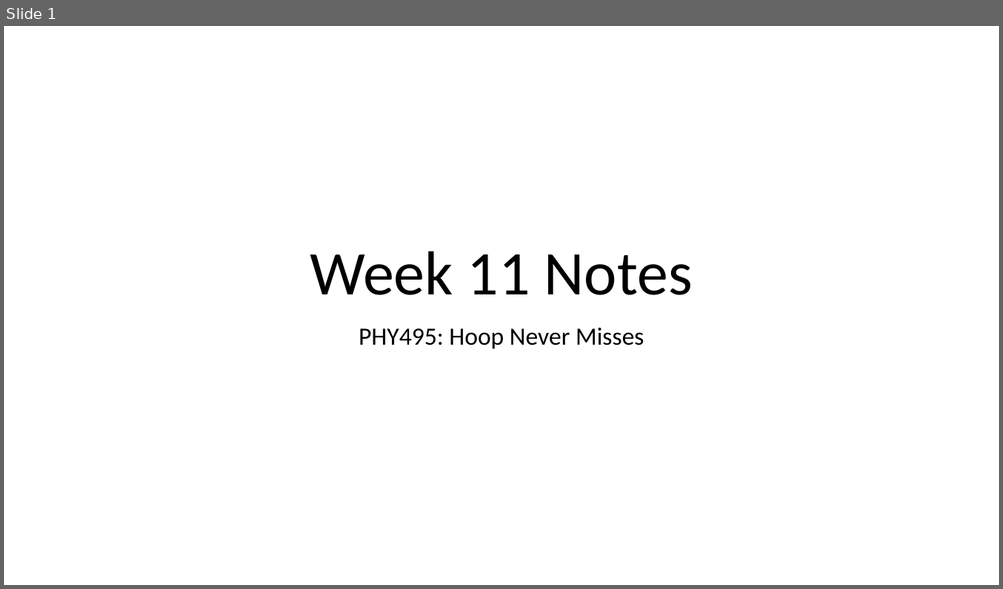
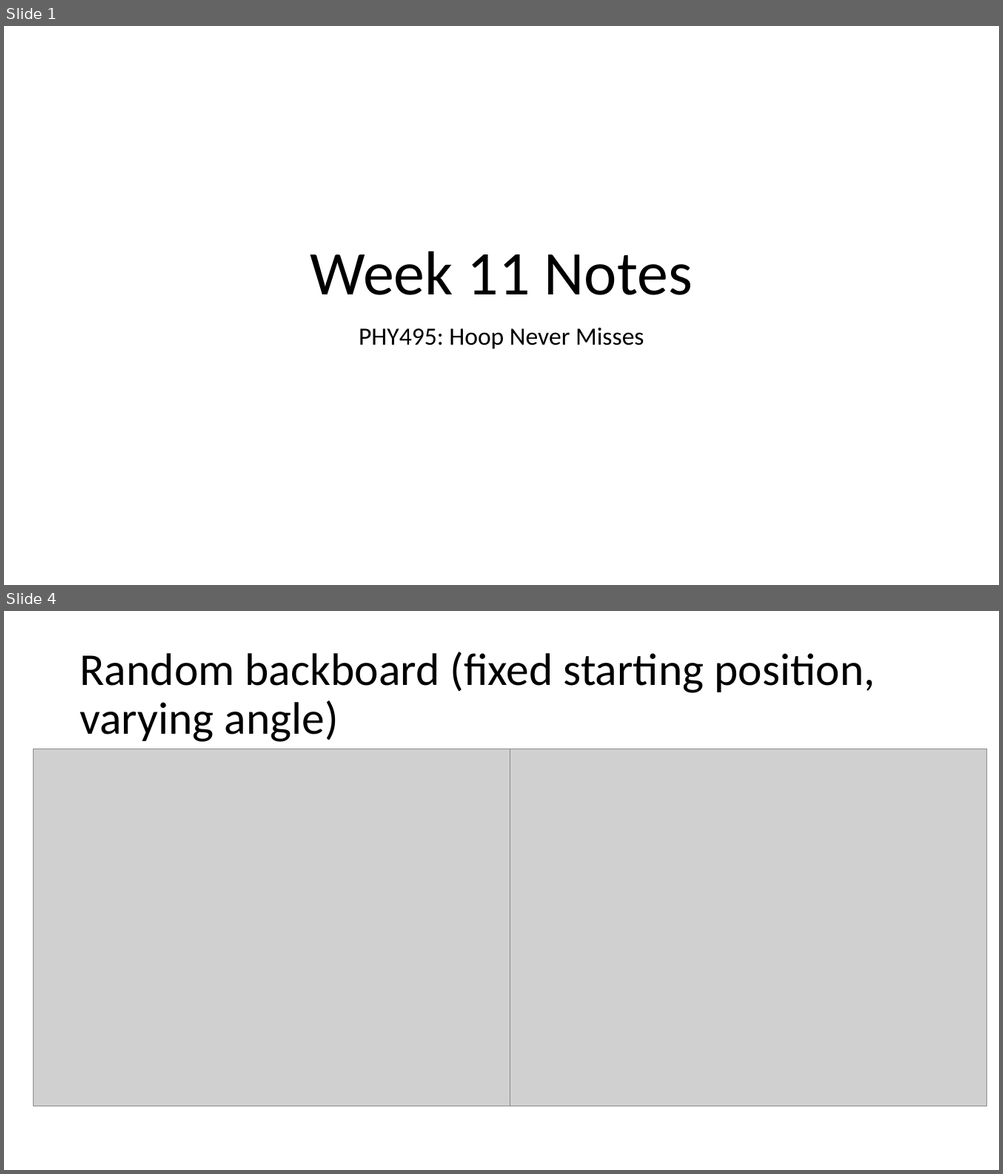
Before and after one commit to cawelch/hoop-never-misses, a slide deck: Weekly Presentations/Week 11.pptx. Shown one above the other, each under a label of ours: slide 1 before the commit, slides 1 and 4 after it; the slides between them are not shown. The pictures are 1003x589 and 1003x1174 pixels, drawn with LibreOffice and Linux fonts; fonts in the diff are those of the drawing; grey boxes stand for pictures. Boxes give left, top, right and bottom in pixels: in the first picture for what was removed or moved away, otherwise in the second. Text is boxed around its words. In the diff, an @@ line names an element or a change of style, - is before the commit and + after.

```diff
--- a/Weekly Presentations/Week 11.pptx
+++ b/Weekly Presentations/Week 11.pptx
@@ slide 4 added at [4, 611, 999, 1170], background #FFFFFF @@
@@ title added at [79, 652, 874, 742], 44 pt, text #000000 @@
+Random backboard (fixed starting position, varying angle)
@@ picture added at [34, 749, 511, 1106] @@
@@ picture added at [510, 749, 987, 1106] @@
```
Also in this commit, not shown: 4 slides changed, 1 other slide added, 25 other files.
